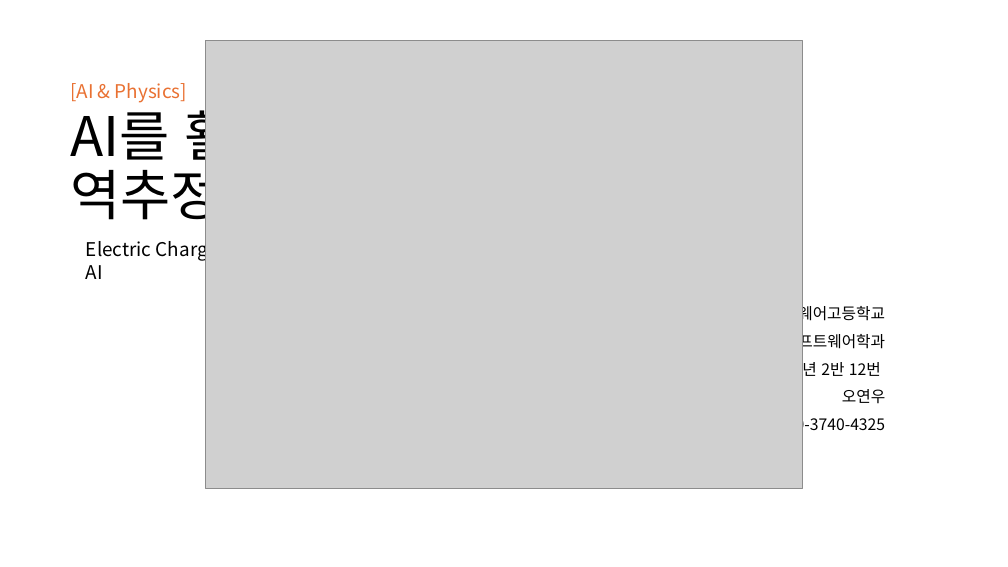
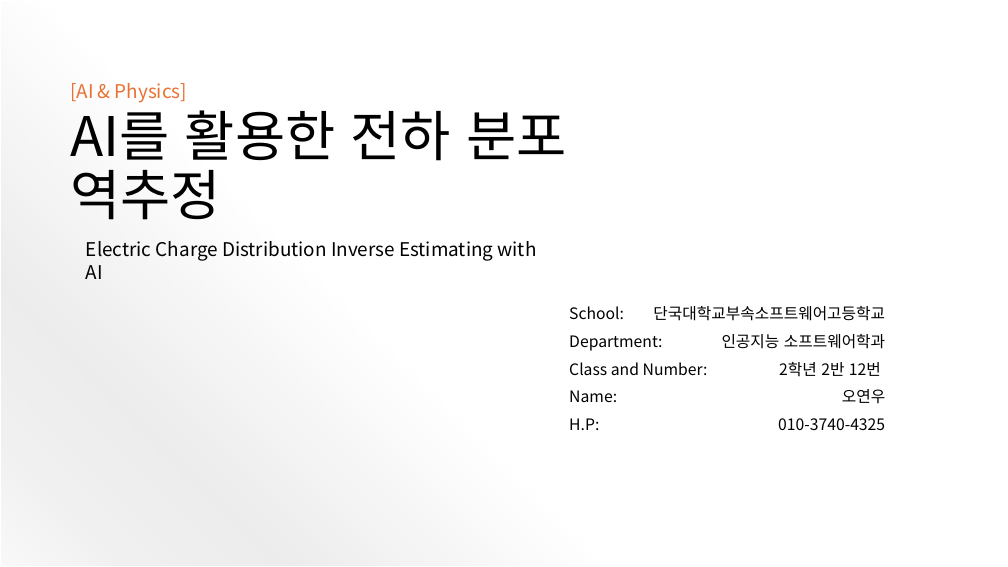
Before and after one commit to ohyunu525/KK-AI, a slide deck: slide 1 of Documents/보고서 파일.pptx. Drawn at 1008x567 pixels with LibreOffice and Linux fonts; fonts in the diff are those of the drawing; grey boxes stand for pictures. Boxes give left, top, right and bottom in pixels: in the first picture for what was removed or moved away, otherwise in the second. Text is boxed around its words. In the diff, an @@ line names an element or a change of style, - is before the commit and + after.

```diff
--- a/Documents/보고서 파일.pptx
+++ b/Documents/보고서 파일.pptx
@@ picture: place and size @@
-picture at box(206, 40, 803, 488)
+picture at box(0, 0, 681, 567)
@@ rectangle added at box(0, 0, 958, 567), fill gradient #FFFFFF, outline #FFFFFF 1.5 pt @@
@@ text added at box(569, 306, 708, 430), 15 pt, text #000000 @@
+School:
+Department:
+Class and Number:
+Name:
+H.P:
```
Also in this commit, not shown: 1 other slide changed, 4 slides added, 4 other files.
